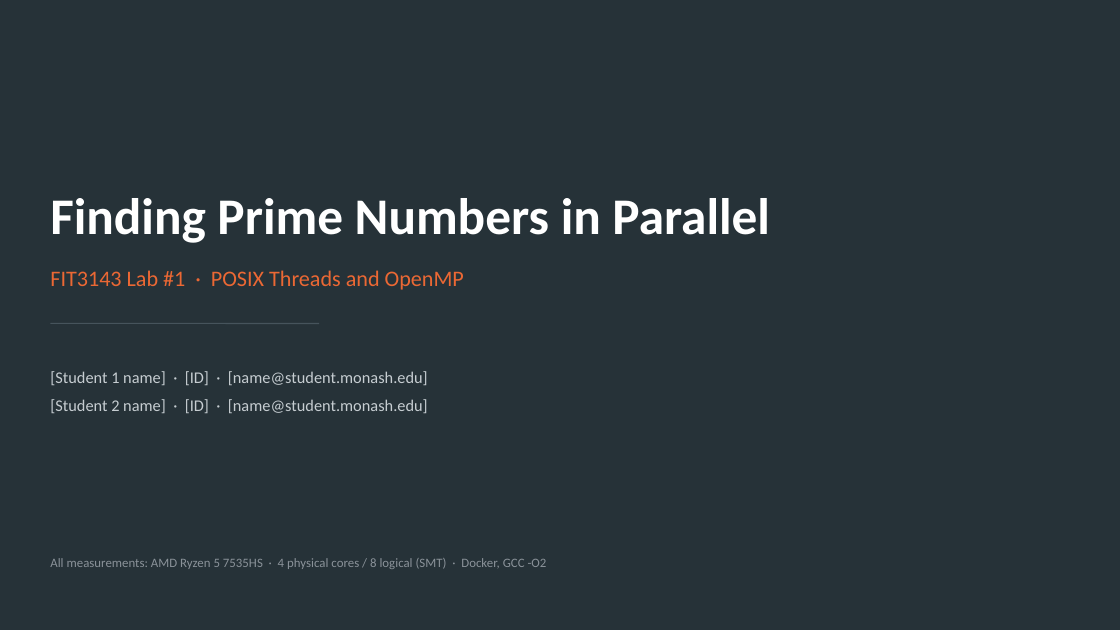
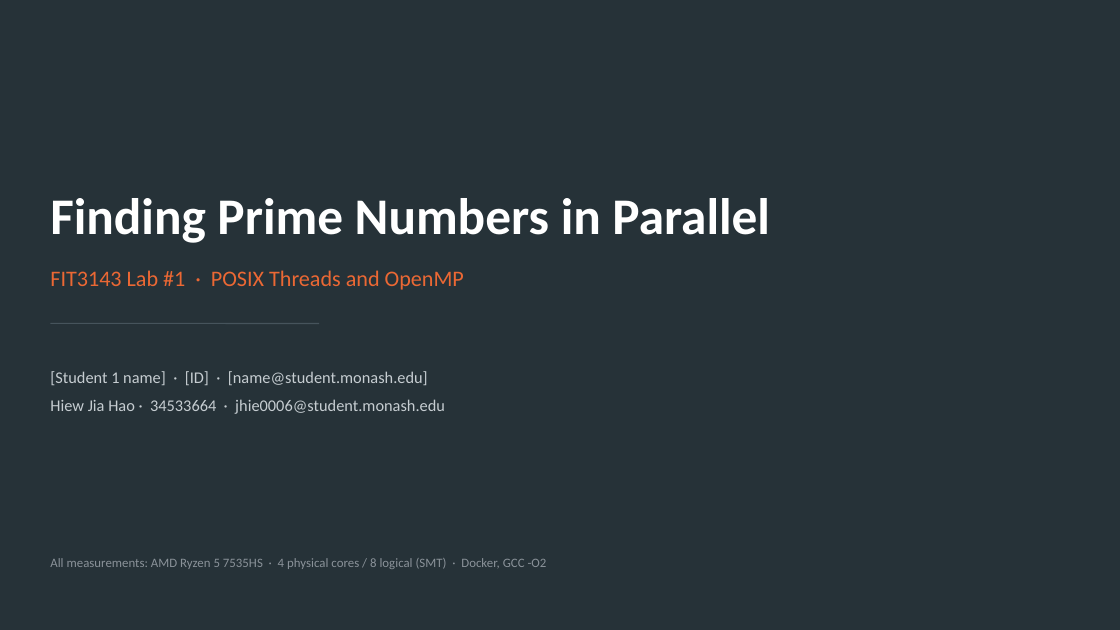
Before and after one commit to Haruto03/fit3143-lab1, a slide deck: slide 1 of FIT3143_Lab1_Presentation.pptx. Drawn at 1120x630 pixels with LibreOffice and Linux fonts; fonts in the diff are those of the drawing. Boxes give left, top, right and bottom in pixels: in the first picture for what was removed or moved away, otherwise in the second. Text is boxed around its words. In the diff, an @@ line names an element or a change of style, - is before the commit and + after.

Commit message:
modified student 2 details in Title slide

```diff
--- a/FIT3143_Lab1_Presentation.pptx
+++ b/FIT3143_Lab1_Presentation.pptx
@@ text at (50, 399, 445, 414): text changed @@
-[Student 2 name] · [ID] · [name@student.monash.edu]
+Hiew Jia Hao · 34533664 · jhie0006@student.monash.edu
```
